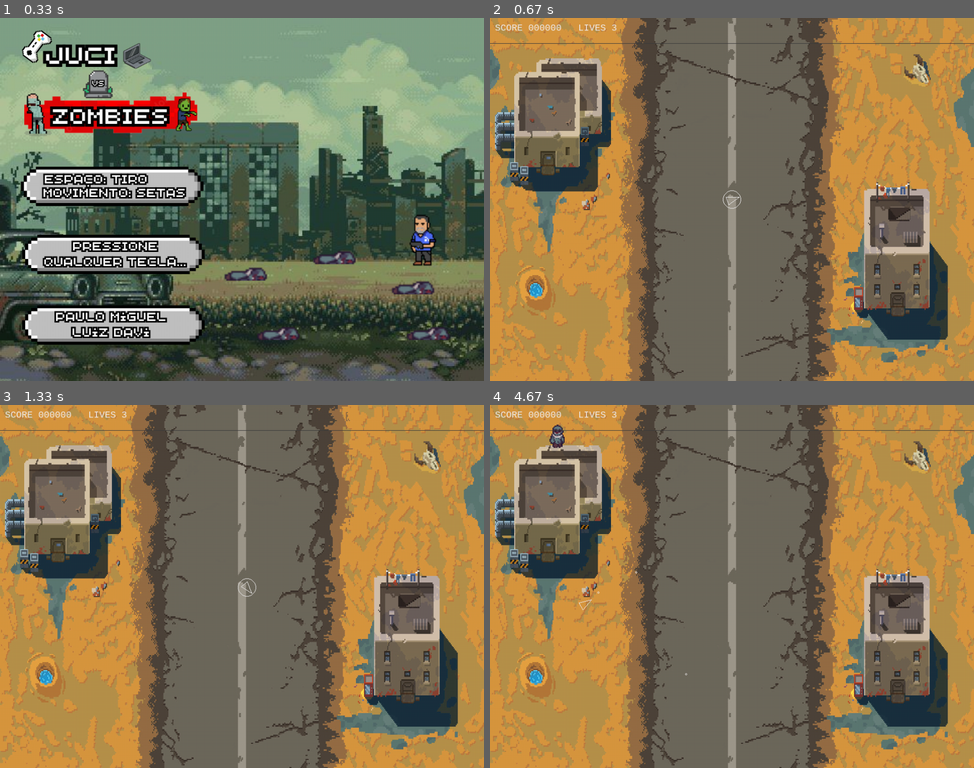
Above: before the commit, frames 1-4 (two rows, left to right).
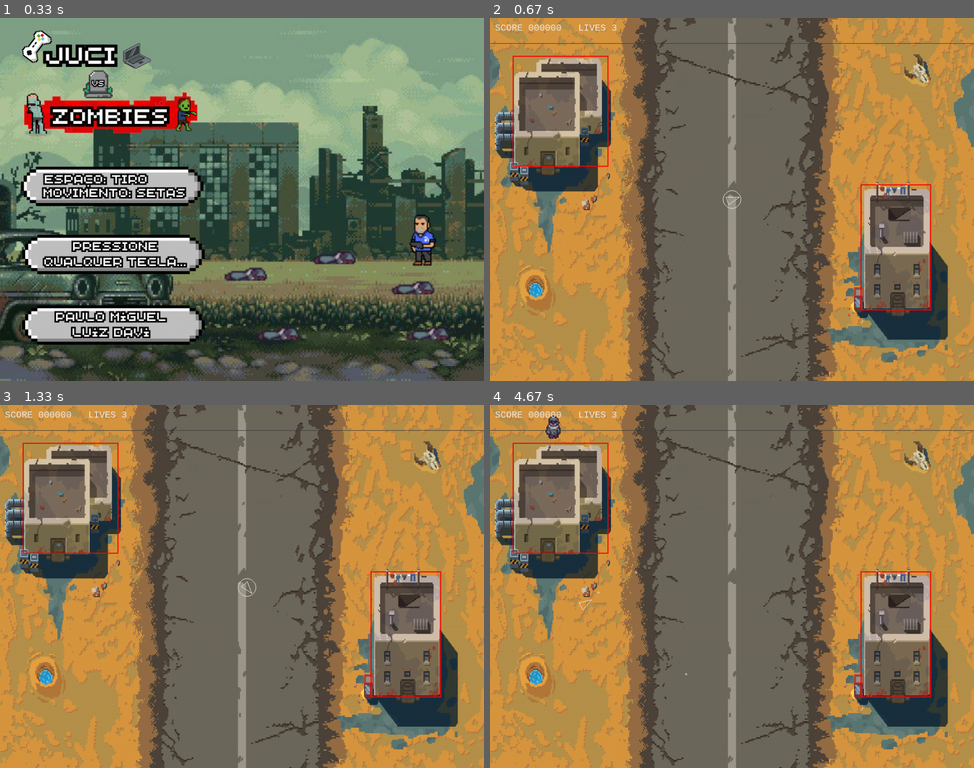
Above: after the commit, the same moments.

Repository: paulomiguel10/lpc2025-
Game: pygame game, started from Atividade010/src/main.py
Two runs of this game, one before a commit and one after it. Both use one fixed random seed, a clock stepped at 60 frames per second and the inputs below.
Inputs:
- Up to frame 1 (0.33 s): no input
- Up to frame 2 (0.67 s): hold Right from 0.33 s (still down)
- Up to frame 3 (1.33 s): release Right at 0.8 s; hold Up 0.83-1.13 s; hold Right from 1.17 s (still down)
- Up to frame 4 (4.67 s): release Right at 1.63 s; hold Left 1.67-2.2 s; hold Left 2.23-2.63 s; tap Space at 2.67, 3.07, 3.47, 3.77, 4.13, 4.43, 4.63 s; hold Up 3-3.37 s; hold Right 3.4-4.03 s; tap Right Shift at 3.55 s; hold Left 4.07-4.53 s; hold Right from 4.57 s (still down)

Frame 1 is identical in both runs. In frame 2, 0.7% of the frame differs, in the area x 4-92%, y 10-81%; in frame 3, 0.7%; in frame 4, 0.9%, in the area x 4-92%, y 2-81%.

Commit message:
Adicionadas colisões do zumbi com as paredes

Diff:
--- a/Atividade010/src/systems.py
+++ b/Atividade010/src/systems.py
@@ -1,10 +1,10 @@
-import math
+
 from random import uniform
-
 import pygame as pg
 import config as C
 from sprites import Ship, UFO, background
-from utils import Vec, rand_edge_pos
+from utils import Vec
+
 
 class World:
 
@@ -17,6 +17,11 @@
         self.lives = C.START_LIVES
         self.safe = C.SAFE_SPAWN_TIME
         self.ufo_timer = C.UFO_SPAWN_EVERY
+
+        self.buildings = [
+            pg.Rect(45, 75, 190, 220),  # Prédio esquerdo
+            pg.Rect(735, 330, 140, 250)  # Prédio direito
+                      ]
 
     def try_fire(self):
         bullet = self.ship.fire()
@@ -51,12 +56,29 @@
             self.spawn_ufo()
             self.ufo_timer = C.UFO_SPAWN_EVERY
 
-        # Colisão nave x UFO
+        # Colisão Player x Zombie
         if self.ship.invuln <= 0 and self.safe <= 0:
             for ufo in self.ufos:
                 if (ufo.pos - self.ship.pos).length() < (ufo.r + self.ship.r):
                     self.ship_die()
                     break
+
+        # Colisão dos zumbis com as paredes
+        for ufo in self.ufos:
+            rect = ufo.rect
+            for b in self.buildings:
+                if rect.colliderect(b):
+                    # Recuar movimento
+                    ufo.pos -= ufo.dir * ufo.speed * dt
+                    ufo.rect.center = ufo.pos
+                    # Faz o zumbi andar pro outro lado
+                    ufo.dir.rotate_ip(90)
+
+        # Colisão ship com as paredes
+        #  for ship in self.ship:
+        #     rect = ship.rect
+        #     for b in self.buildings:
+
 
         for ufo in list(self.ufos):
             for b in list(self.bullets):
@@ -89,3 +111,6 @@
         txt = f"SCORE {self.score:06d}   LIVES {self.lives}"
         label = font.render(txt, True, C.WHITE)
         surf.blit(label, (10, 10))
+
+        for b in self.buildings:
+            pg.draw.rect(surf, (255, 0, 0), b, 2)
